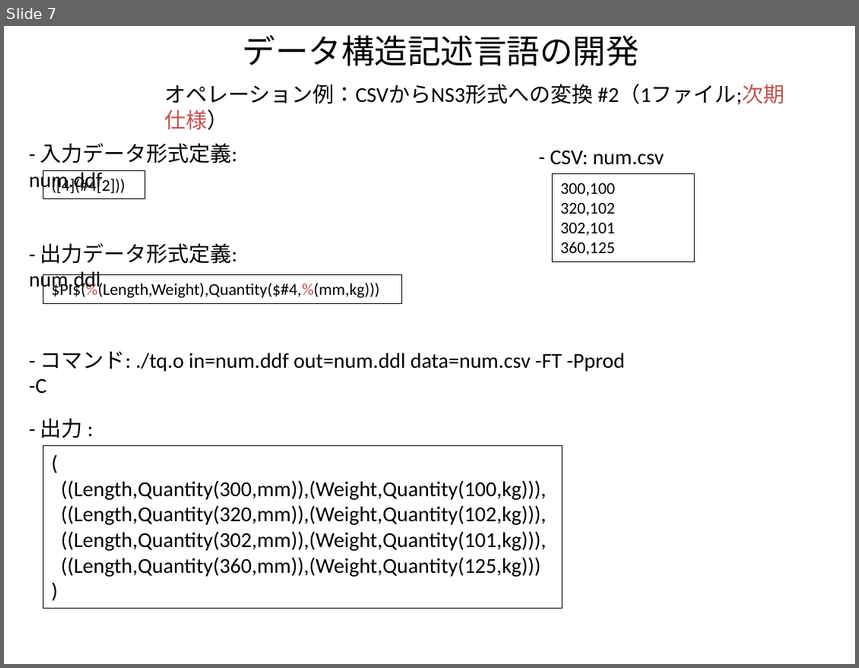
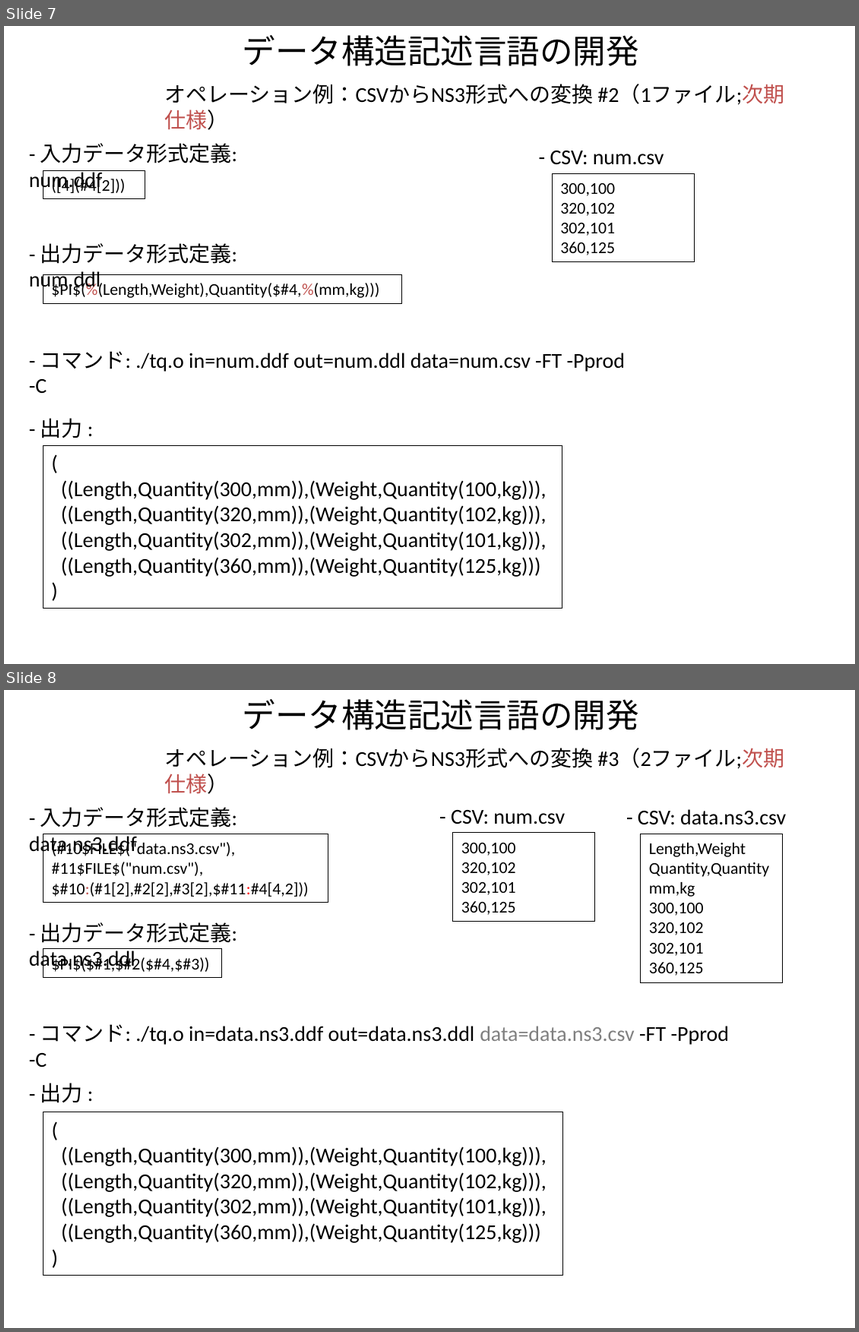
Before and after one commit to kouamano/RECURSIVE-SYSTEM, a slide deck: Document/tq_op_example.pptx. Shown one above the other, each under a label of ours: slide 7 before the commit, slides 7 and 8 after it. The pictures are 859x668 and 859x1332 pixels, drawn with LibreOffice and Linux fonts; fonts in the diff are those of the drawing. Boxes give left, top, right and bottom in pixels: in the first picture for what was removed or moved away, otherwise in the second. Text is boxed around its words. In the diff, an @@ line names an element or a change of style, - is before the commit and + after.

```diff
--- a/Document/tq_op_example.pptx
+++ b/Document/tq_op_example.pptx
@@ slide 8 added at (4, 690, 855, 1328), background #FFFFFF @@
@@ text added at (243, 699, 639, 730), 28 pt, text #000000 @@
+データ構造記述言語の開発
@@ text added at (164, 748, 785, 794), 18 pt, text #000000 @@
+オペレーション例：CSVからNS3形式への変換 #3（2ファイル;次期仕様）
@@ text added at (29, 807, 237, 856), 18 pt, text #000000 @@
+- 入力データ形式定義: data.ns3.ddf
@@ text added at (451, 810, 565, 825), 18 pt, text #000000 @@
+- CSV: num.csv
@@ text added at (638, 809, 786, 825), 18 pt, text #000000 @@
+- CSV: data.ns3.csv
@@ rectangle added at (44, 834, 329, 903), outline #000000 0.75 pt, 14 pt, text #000000 @@
+(#10$FILE$("data.ns3.csv"),
+#11$FILE$("num.csv"),
+$#10:(#1[2],#2[2],#3[2],$#11:#4[4,2]))
@@ rectangle added at (453, 833, 595, 922), outline #000000 0.75 pt, 14 pt, text #000000 @@
+300,100
+320,102
+302,101
+360,125
@@ rectangle added at (641, 834, 783, 983), outline #000000 0.75 pt, 14 pt, text #000000 @@
+Length,Weight
+Quantity,Quantity
+mm,kg
+300,100
+320,102
+302,101
+360,125
@@ text added at (29, 923, 237, 971), 18 pt, text #000000 @@
+- 出力データ形式定義: data.ns3.ddl
@@ rectangle added at (44, 948, 222, 978), outline #000000 0.75 pt, 14 pt, text #000000 @@
+$PI$($#1,$#2($#4,$#3))
@@ text added at (40, 1024, 729, 1045), 18 pt, text #000000 @@
+- コマンド: ./tq.o in=data.ns3.ddf out=data.ns3.ddl data=data.ns3.csv -FT -Pprod -C
@@ text added at (40, 1083, 83, 1103), 18 pt, text #000000 @@
+- 出力 :
@@ rectangle added at (44, 1113, 563, 1276), outline #000000 0.75 pt, 18 pt, text #000000 @@
+(
+((Length,Quantity(300,mm)),(Weight,Quantity(100,kg))),
+((Length,Quantity(320,mm)),(Weight,Quantity(102,kg))),
+((Length,Quantity(302,mm)),(Weight,Quantity(101,kg))),
+((Length,Quantity(360,mm)),(Weight,Quantity(125,kg)))
+)
```
Also in this commit, not shown: 1 slide changed.
